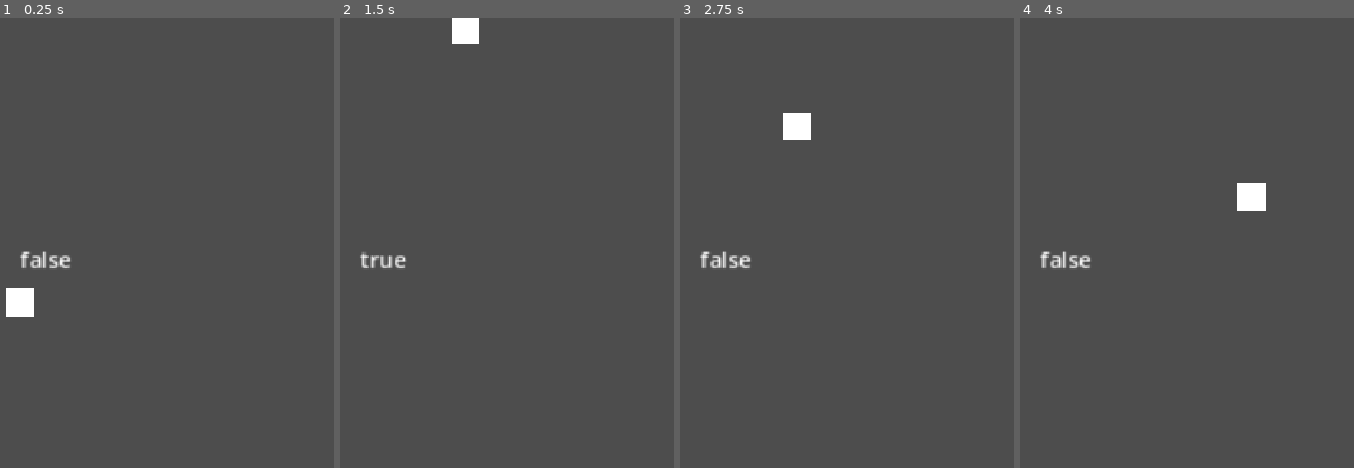
Above: before the commit, frames 1-4 (left to right).
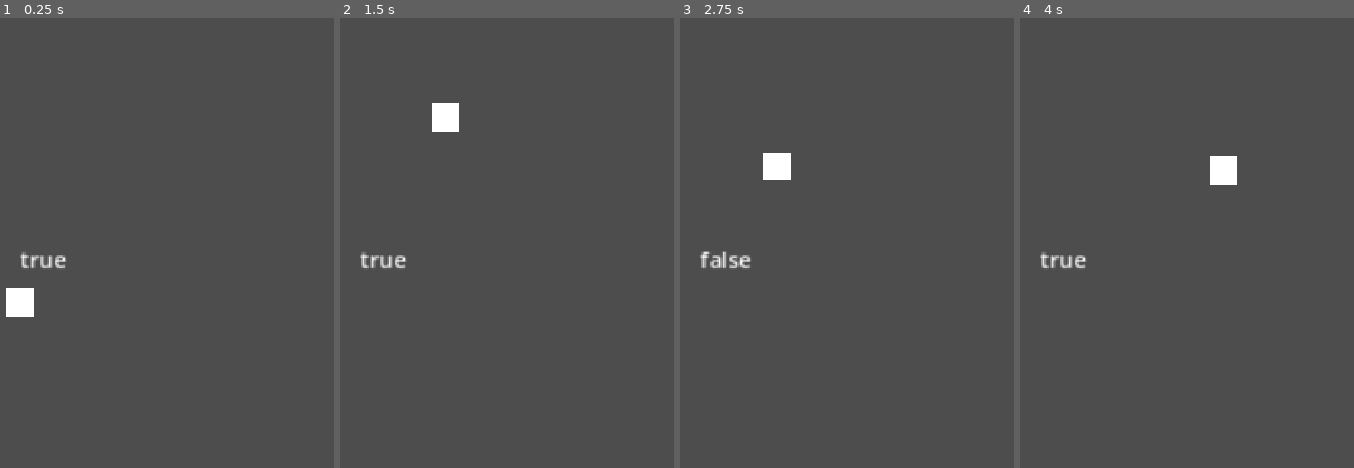
Above: after the commit, the same moments.

Repository: avoidofme/rect-game
Game: Godot game, scene res://main.tscn
The game is run twice, just before and just after one commit, with the same random seed, the same clock (stepped at 60 frames per second) and the same inputs.
Inputs:
- Up to frame 1 (0.25 s): no input
- Up to frame 2 (1.5 s): tap Enter (reverse) at 0.5 s; hold Space (jump) 0.53-1.28 s; hold Right (right) from 0.53 s (still down); tap Shift (run) at 1.35 s
- Up to frame 3 (2.75 s): tap Space (jump) at 1.52, 1.55, 1.82 s; release Right (right) at 2.03 s; hold Left (left) from 2.03 s (still down); hold Space (jump) from 2.03 s (still down)
- Up to frame 4 (4 s): release Left (left) at 2.78 s; release Space (jump) at 2.78 s; hold Right (right) from 2.78 s (still down); tap Shift (run) at 2.85 s; tap Space (jump) at 3.02, 3.05, 3.32 s; hold Space (jump) from 3.53 s (still down)

The runs differ from the first frame. In frame 1, 0.3% of the frame differs, in the area x 6-21%, y 51-56%; in frame 2, 1.0%; in frame 3, 1.0%; in frame 4, 1.4%, in the area x 6-74%, y 30-56%.

Commit message:
feat(mechanics): wall slide, idk what for

Diff:
--- a/player.gd
+++ b/player.gd
@@ -6,8 +6,12 @@
 const speed = 100.0
 const jump_vel = -200.0
 var jump_vel_avail = jump_vel
+var facing_right = true
 
 var is_grounded = false
+
+var is_wall_slide = false
+var wall_jump_vel = -500
 
 var is_jumping = false
 var can_jump = false
@@ -27,7 +31,7 @@
 var dash_dir = null
 
 func _process(delta: float) -> void:
-	$"../Label".text = str(can_jump)
+	$"../Label".text = str(facing_right)
 
 func _physics_process(delta: float) -> void:
 	is_running = false
@@ -53,6 +57,8 @@
 		velocity += -get_gravity() * delta
 
 	if is_grounded:
+		is_wall_slide = false
+		is_jumping = false
 		can_jump = true
 		jump_vel_avail = jump_vel
 		reverse_avail = max_reverse
@@ -60,7 +66,11 @@
 		can_jump = false
 
 	# Handle jump.
-	if (Input.is_action_just_pressed("jump") or jump_buffer) and (can_jump or is_jumping):
+	if Input.is_action_just_pressed("jump") and is_wall_slide:
+		velocity.y = -wall_jump_vel if is_reverse else  wall_jump_vel
+		velocity.x = wall_jump_vel if facing_right else -wall_jump_vel
+
+	if (Input.is_action_pressed("jump") or jump_buffer) and (can_jump or is_jumping):
 		is_jumping = true
 		can_jump = false
 		if jump_vel_avail < -1:
@@ -69,8 +79,11 @@
 		else:
 			is_jumping = false
 			velocity.y *= 0.5
+		if jump_buffer:
+			jump_buffer = false
 
-	if Input.is_action_just_released("jump"):
+
+	if Input.is_action_just_released("jump") and is_jumping:
 		is_jumping = false
 		if not is_reverse and velocity.y < 0:
 			velocity.y *= 0.5
@@ -88,18 +101,28 @@
 	if Input.is_action_pressed("run"):
 		is_running = true
 	if direction:
+		var old_facing_right = facing_right
+		facing_right = true if direction > 0 else false
+
 		var _speed = speed
 		if is_running: _speed *= 2
 		if not is_grounded: _speed *= 0.6
 		if is_dashing: _speed = speed * 50
-		velocity.x = direction * _speed
+
+		if is_wall_slide:
+			if not (old_facing_right == facing_right):
+				velocity.x = direction * _speed
+		else:
+			velocity.x = direction * _speed
 	else:
 		velocity.x = move_toward(velocity.x, 0, speed)
 
 	is_dashing = false
+	is_wall_slide = false
 
 	# wall slide, not yet
 	if is_on_wall():
+		is_wall_slide = true
 		if velocity.y > 0.5 and not is_reverse:
 			velocity.y *= 0.5
 		elif velocity.y < 0.5 and is_reverse:
